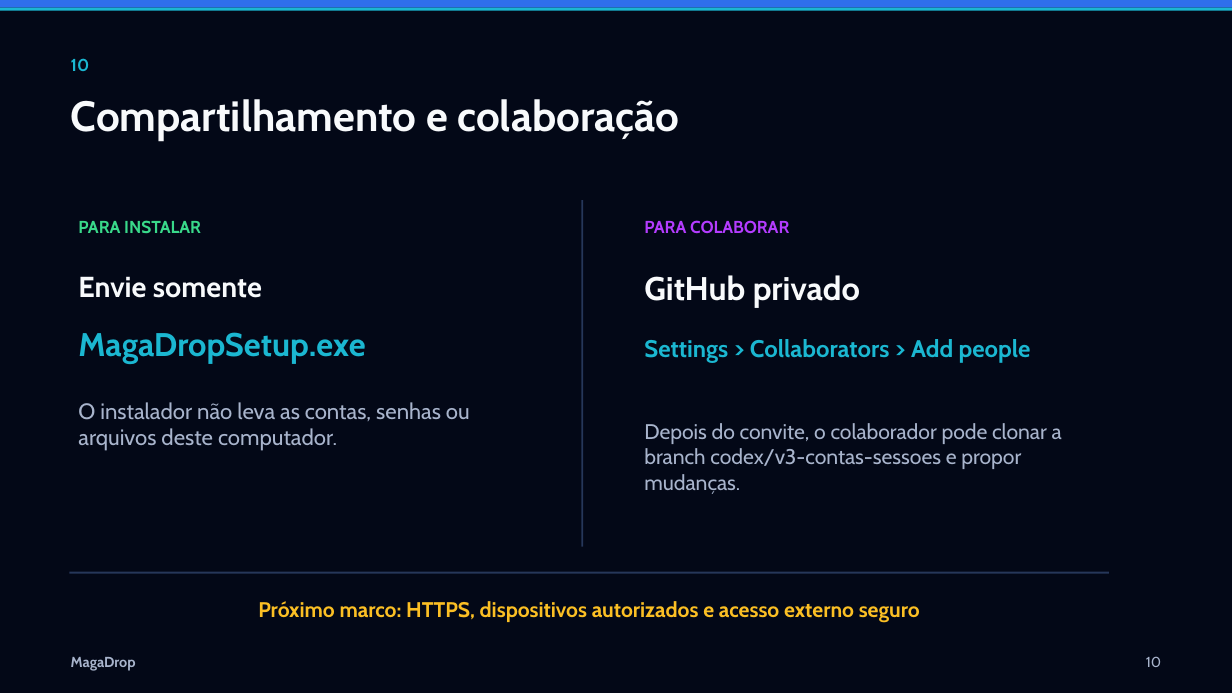
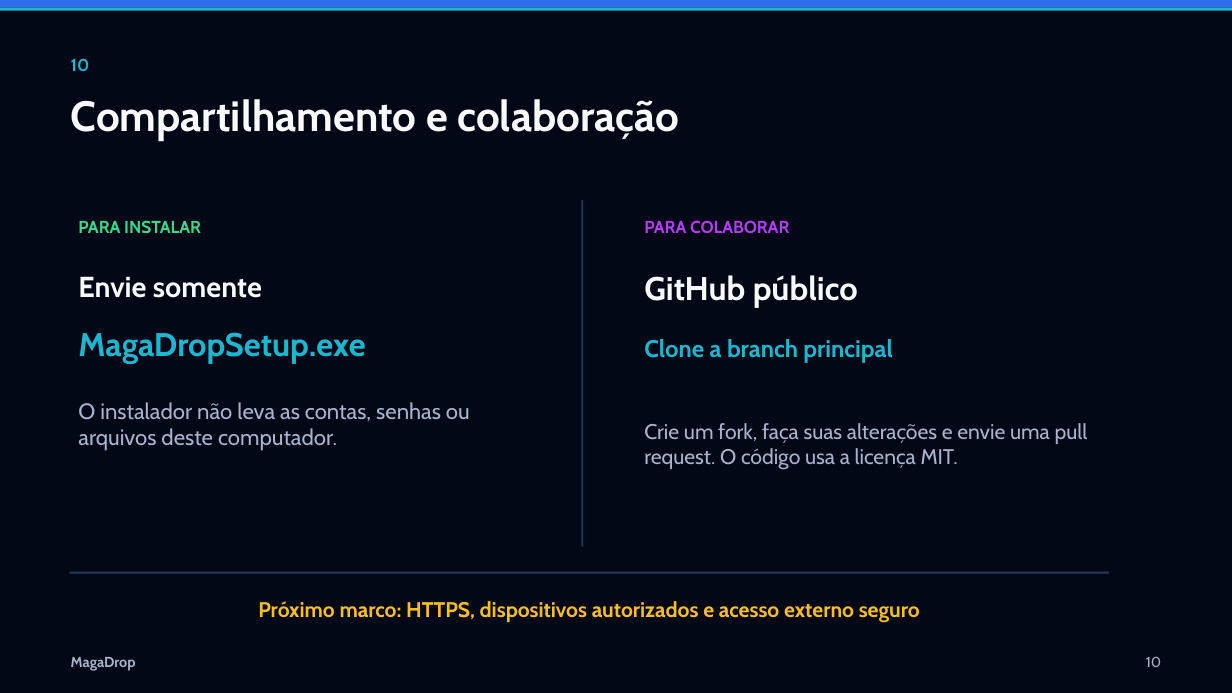
Before and after one commit to MagaGabriel/MagaDrop, a slide deck: slide 10 of apresentacao/APRESENTACAO_MAGADROP.pptx. Drawn at 1232x693 pixels with LibreOffice and Linux fonts; fonts in the diff are those of the drawing. Boxes give left, top, right and bottom in pixels: in the first picture for what was removed or moved away, otherwise in the second. Text is boxed around its words. In the diff, an @@ line names an element or a change of style, - is before the commit and + after.

```diff
--- a/apresentacao/APRESENTACAO_MAGADROP.pptx
+++ b/apresentacao/APRESENTACAO_MAGADROP.pptx
@@ text at [644, 275, 858, 308]: text changed @@
-GitHub privado
+GitHub público
@@ text at [644, 339, 892, 363]: text changed @@
-Settings > Collaborators > Add people
+Clone a branch principal
@@ text at [644, 423, 1088, 470]: text changed @@
-Depois do convite, o colaborador pode clonar a branch codex/v3-contas-sessoes e propor mudanças.
+Crie um fork, faça suas alterações e envie uma pull request. O código usa a licença MIT.
```
Also in this commit, not shown: 1 other slide changed, 5 other files.
